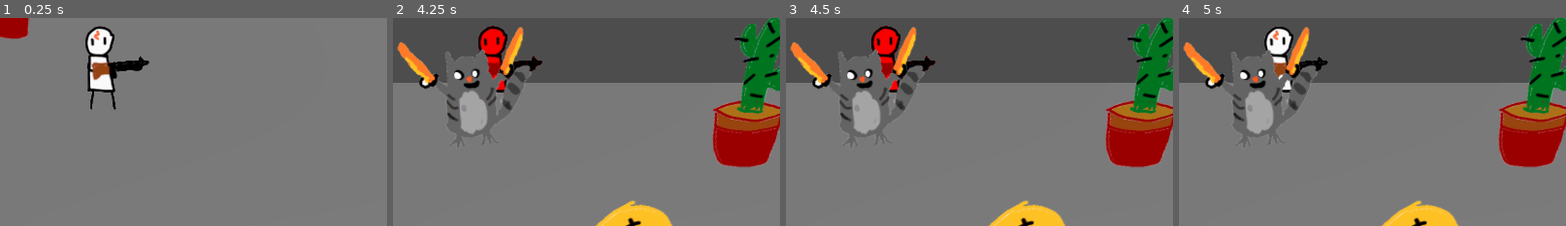
Above: before the commit, frames 1-4 (left to right).
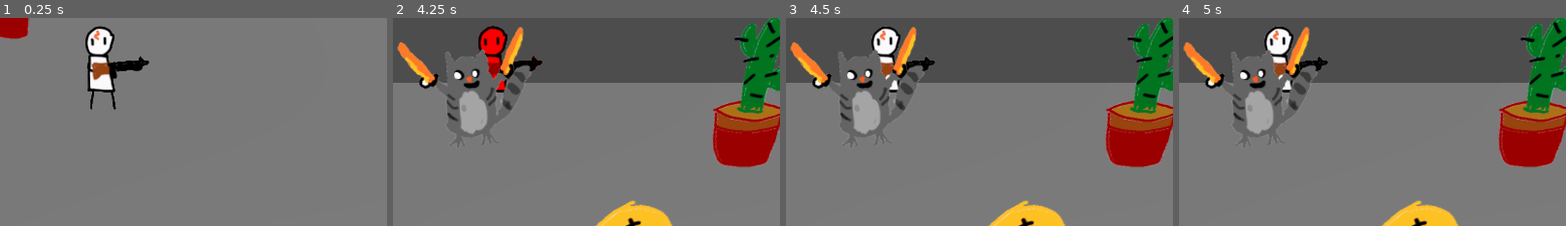
Above: after the commit, the same moments.

Repository: gmuGADIG/DEADSHOT
Game: Godot game, scene res://test_scenes/example_scene.tscn
Same seed, same stepped clock (60 frames per second), same inputs: the game is played once before the commit and once after it.
Inputs:
- Up to frame 1 (0.25 s): no input
- Up to frame 2 (4.25 s): tap Enter at 0.5 s; hold D (move_right) 0.53-1.28 s; tap Space (roll) at 0.6, 1.35, 2, 2.1, 2.85, 3.6 s; hold S (move_down) 1.28-2.03 s; hold D (move_right) 2.03-2.78 s; hold W (move_up) 2.78-3.53 s; hold A (move_left) from 3.53 s (still down)
- Up to frame 3 (4.5 s): keep holding A (move_left); tap Enter at 4.25 s; tap Space (roll) at 4.35 s
- Up to frame 4 (5 s): keep holding A (move_left)
The pictures show only the part of the screen within x 35-85%, y 30-80%; the shares and areas given below are measured in that part.

Frames 1-2 are identical in both runs. In frame 3, 1.1% of the frame differs, in the area x 22-39%, y 3-35%; in frame 4, nothing differs.

Commit message:
death added

Diff:
--- a/world/player/player.gd
+++ b/world/player/player.gd
@@ -7,7 +7,7 @@
 @export var roll_duration: float = 0.4
 @export var roll_influence: float = 8 ## Controls how much player input affects steering when mid-roll.
 
-@export var player_health: int = 10
+@export var player_health: int = 3
 
 ## These are the states that the player can be in. States control what the player can do.
 enum PlayerState {
@@ -16,7 +16,7 @@
 }
 
 var invulnerable: bool = false
-var hurt_invuln_time: float = 1
+var hurt_invuln_time: float = 0.5
 
 var current_state: PlayerState = PlayerState.WALKING
 
@@ -60,6 +60,11 @@
 	print("HIT! " + str(player_health) + " HP left")
 	player_health -= damage
 
+	if player_health <= 0:
+		print("HEALTH IS 0! DYING...")
+		get_tree().reload_current_scene()
+		return
+
 	invulnerable = true
 	$Sprite3D.modulate = Color(1,0,0,1)
 	await get_tree().create_timer(hurt_invuln_time).timeout
